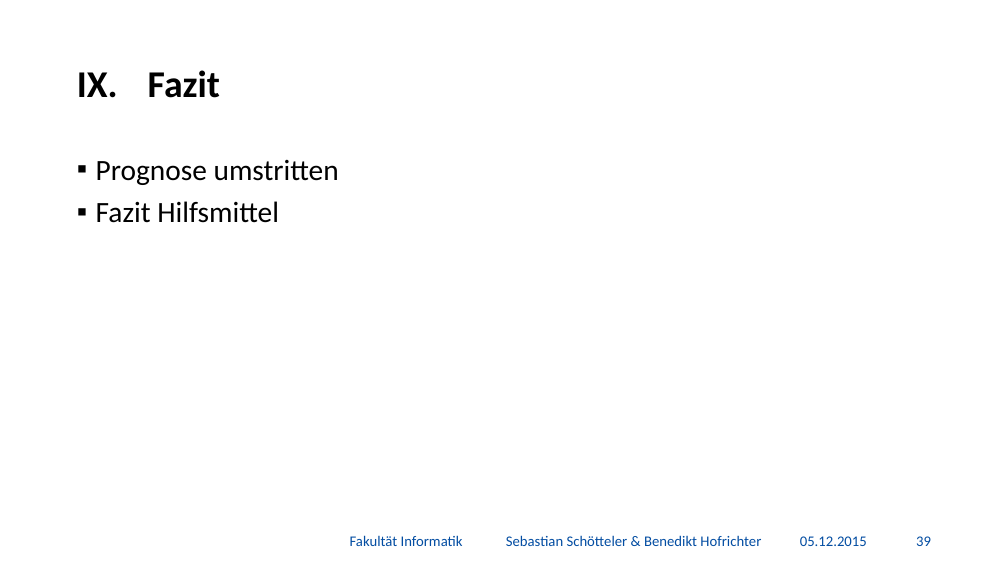
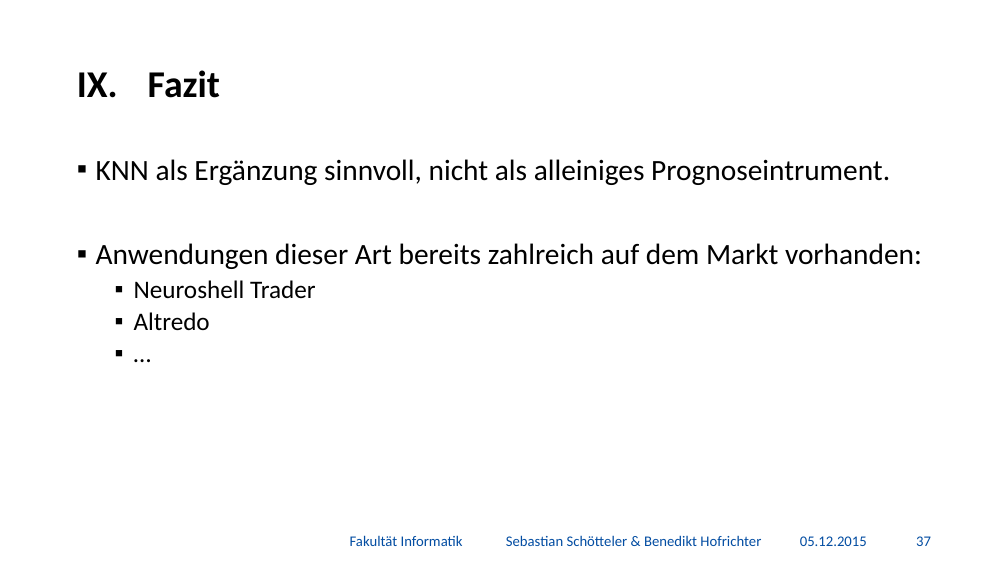
Before and after one commit to BenediktGitGit/soco15, a slide deck: slide 38 of 3b) Vortrag/Präsentation.pptx (slide 40 before the commit). Drawn at 1008x567 pixels with LibreOffice and Linux fonts; fonts in the diff are those of the drawing; background and template pictures are left out. Boxes give left, top, right and bottom in pixels: in the first picture for what was removed or moved away, otherwise in the second. Text is boxed around its words. In the diff, an @@ line names an element or a change of style, - is before the commit and + after.

```diff
--- a/3b) Vortrag/Präsentation.pptx
+++ b/3b) Vortrag/Präsentation.pptx
@@ text at (96, 159, 922, 330): text changed @@
-▪ Prognose umstritten
-▪ Fazit Hilfsmittel
+▪ KNN als Ergänzung sinnvoll, nicht als alleiniges Prognoseintrument.
+▪ Anwendungen dieser Art bereits zahlreich auf dem Markt vorhanden:
+  ▪ Neuroshell Trader
+  ▪ Altredo
+  ▪ …
@@ page number at (916, 536, 931, 546): text changed @@
-39
+37
```
Also in this commit, not shown: 5 other slides changed, 2 slides removed, 1 other file.
